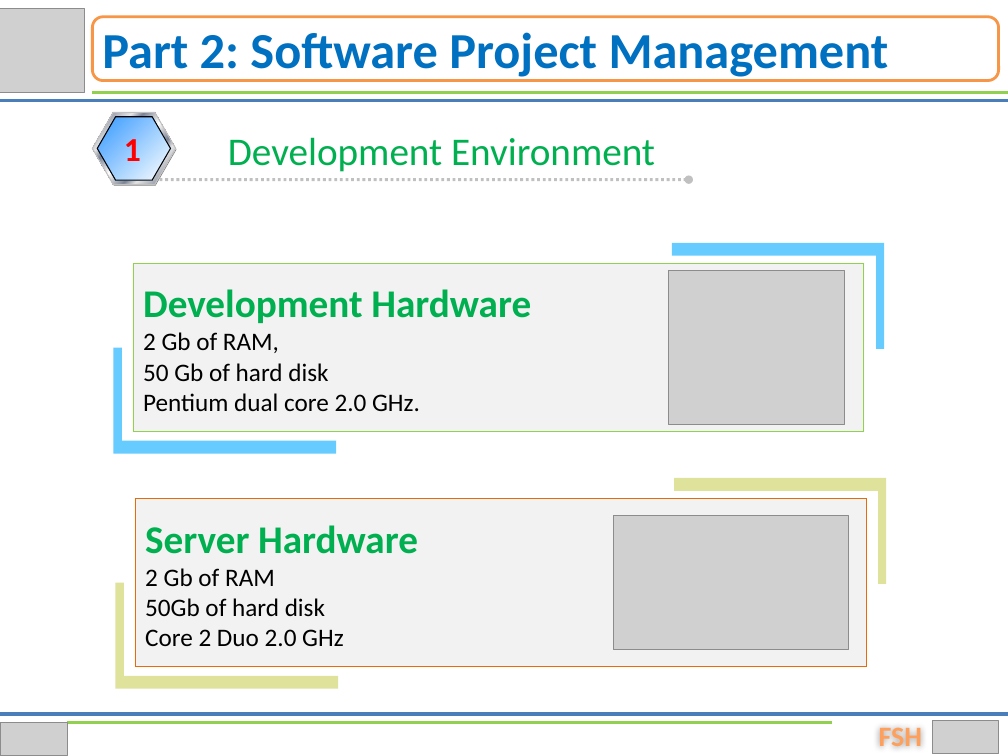
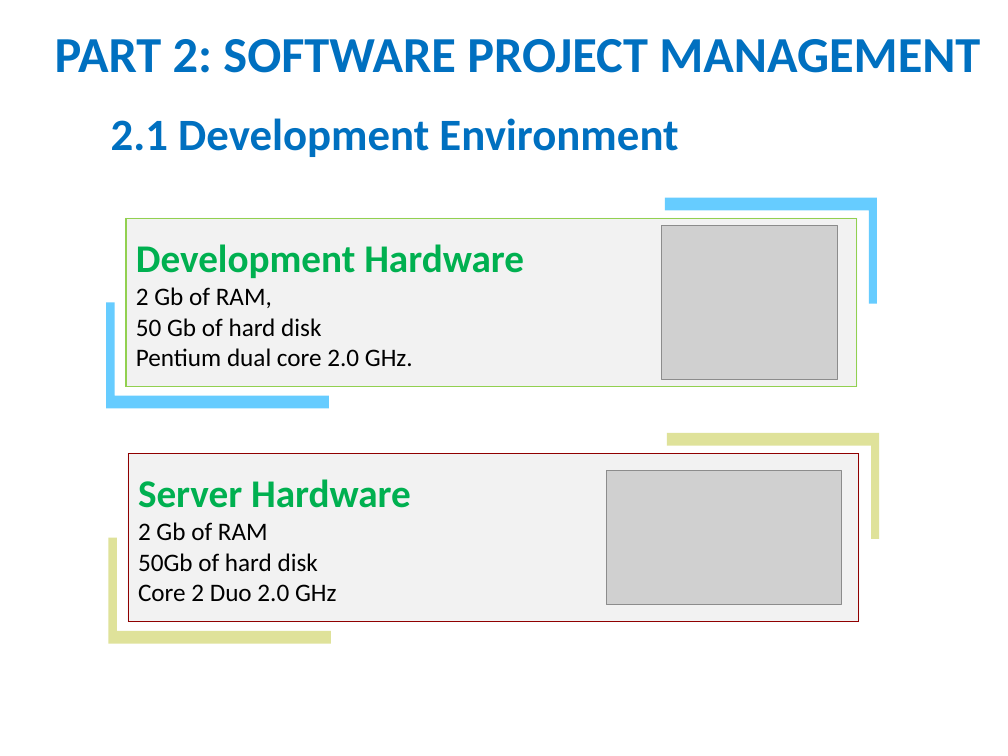
Before and after one commit to hungqcao/Rental-House-Finding, a slide deck: slide 12 of Document/Documentation/Final Document & Report/RHF_Presentation.pptx. Drawn at 1008x756 pixels with LibreOffice and Linux fonts; fonts in the diff are those of the drawing; grey boxes stand for pictures; background and template pictures are left out. Boxes give left, top, right and bottom in pixels: in the first picture for what was removed or moved away, otherwise in the second. Text is boxed around its words. In the diff, an @@ line names an element or a change of style, - is before the commit and + after.

```diff
--- a/Document/Documentation/Final Document & Report/RHF_Presentation.pptx
+++ b/Document/Documentation/Final Document & Report/RHF_Presentation.pptx
@@ picture removed at <box>0,8,85,93</box> @@
@@ rounded rectangle removed at <box>93,17,999,81</box> @@
@@ text at <box>55,39,980,73</box>: text changed @@
-Part 2: Software Project Management
+PART 2: SOFTWARE PROJECT MANAGEMENT
@@ line removed from (0, 101) to (1008, 101) @@
@@ line removed from (93, 93) to (1008, 93) @@
@@ text at <box>111,118,678,157</box>: text changed; size 28 to 32 pt; text colour #00B050 to #0070C0; bold on @@
-Development Environment
+2.1 Development Environment
@@ group removed at <box>93,113,688,186</box>: 3 hexagons, 1 arrow, 1 text @@
-1
@@ rectangle "Development Hardware" at <box>126,219,857,387</box>: shadow changed @@
@@ 3 freeform shapes, 2 pictures, 2 rectangles: place and size @@
-3 freeform shapes, 2 pictures, 2 rectangles at <box>113,243,886,667</box>
+3 freeform shapes, 2 pictures, 2 rectangles at <box>106,198,879,622</box>
@@ rectangle "Server Hardware" at <box>128,454,859,622</box>: outline #E46C0A 0.75 pt to #900000 0.75 pt; shadow changed @@
@@ freeform shape: place and size @@
-freeform shape at <box>116,583,339,688</box>
+freeform shape at <box>108,537,331,643</box>
@@ line removed from (0, 714) to (1008, 714) @@
@@ picture removed at <box>0,723,68,756</box> @@
@@ line removed from (68, 723) to (832, 723) @@
@@ text removed at <box>879,728,922,746</box> @@
-FSH
@@ picture removed at <box>932,721,999,754</box> @@
```
Also in this commit, not shown: 24 other slides changed, 12 slides added, 12 slides removed, 1 other file.
